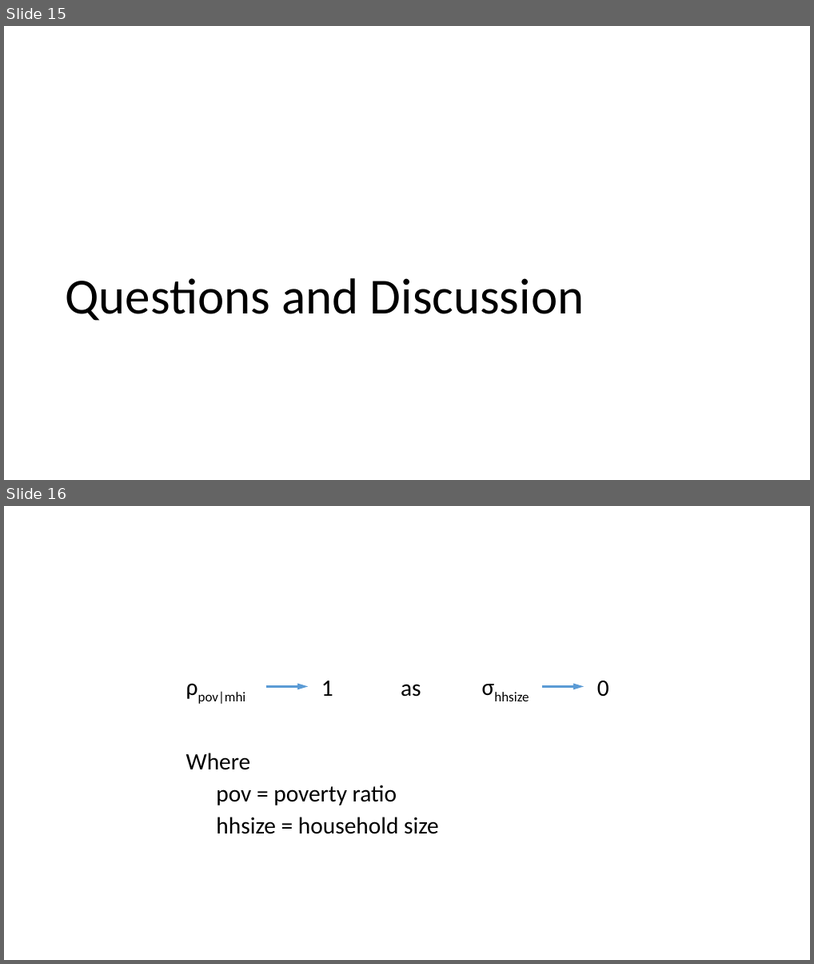
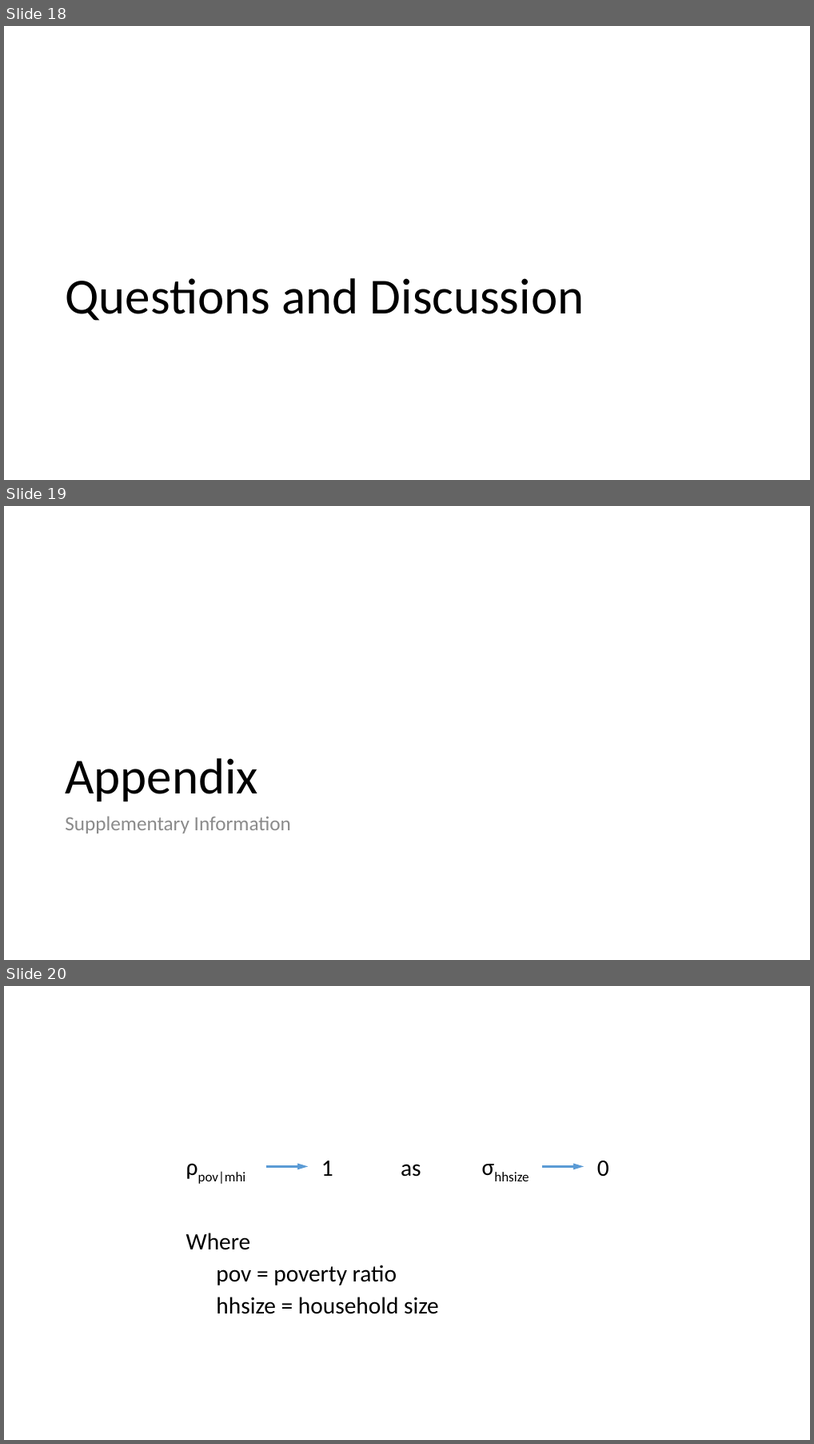
Before and after one commit to SLU-Courses-Townes/SOC5670, a slide deck: Assignments/Homework02/docs/Townes_SOC5670_2020_Spring_Presentation_v00.pptx. Shown one above the other, each under a label of ours: slides 15 and 16 before the commit, slides 18, 19 and 20 after it. The pictures are 814x964 and 814x1444 pixels, drawn with LibreOffice and Linux fonts; fonts in the diff are those of the drawing. Boxes give left, top, right and bottom in pixels: in the first picture for what was removed or moved away, otherwise in the second. Text is boxed around its words. In the diff, an @@ line names an element or a change of style, - is before the commit and + after.

```diff
--- a/Assignments/Homework02/docs/Townes_SOC5670_2020_Spring_Presentation_v00.pptx
+++ b/Assignments/Homework02/docs/Townes_SOC5670_2020_Spring_Presentation_v00.pptx
@@ slide 19 added at (4,506,810,960), background #FFFFFF @@
@@ title added at (65,758,258,801), 60 pt, text #000000 @@
+Appendix
@@ text added at (65,816,291,833), 24 pt, text #8C8C8C @@
+Supplementary Information
@@ what was slide 15 is now slide 18 @@
@@ what was slide 16 is now slide 20 @@
```
Also in this commit, not shown: 1 slide changed, 4 other slides added, 2 slides removed, 4 other files.
